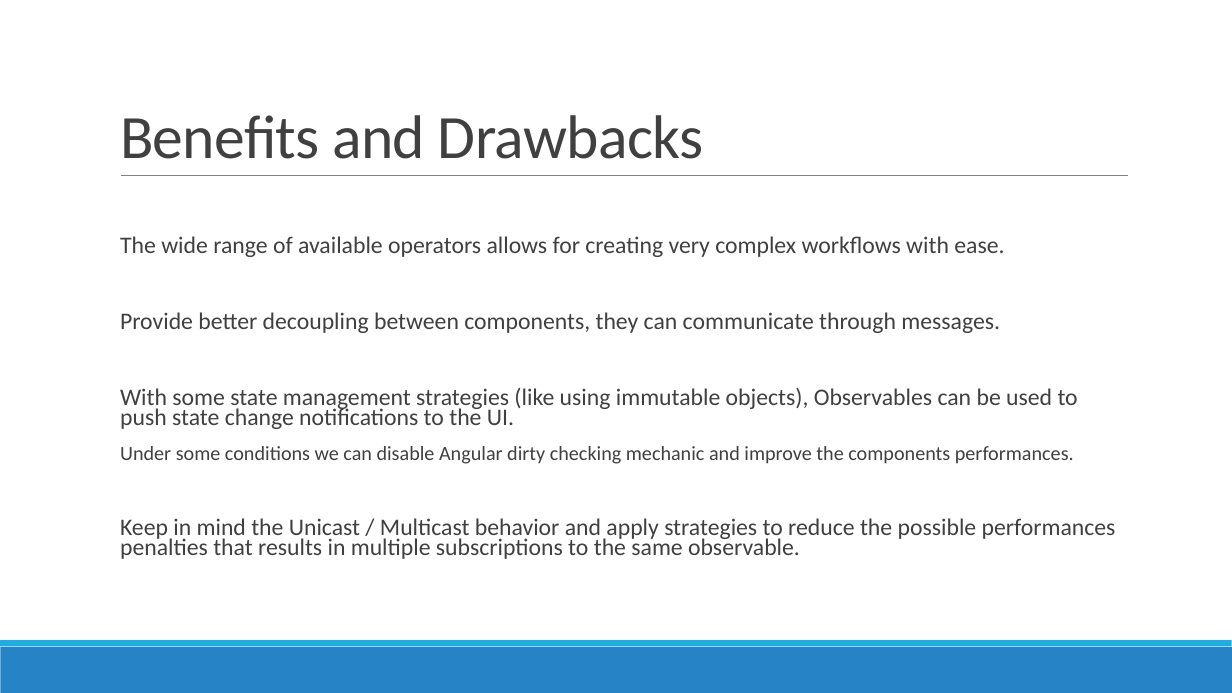
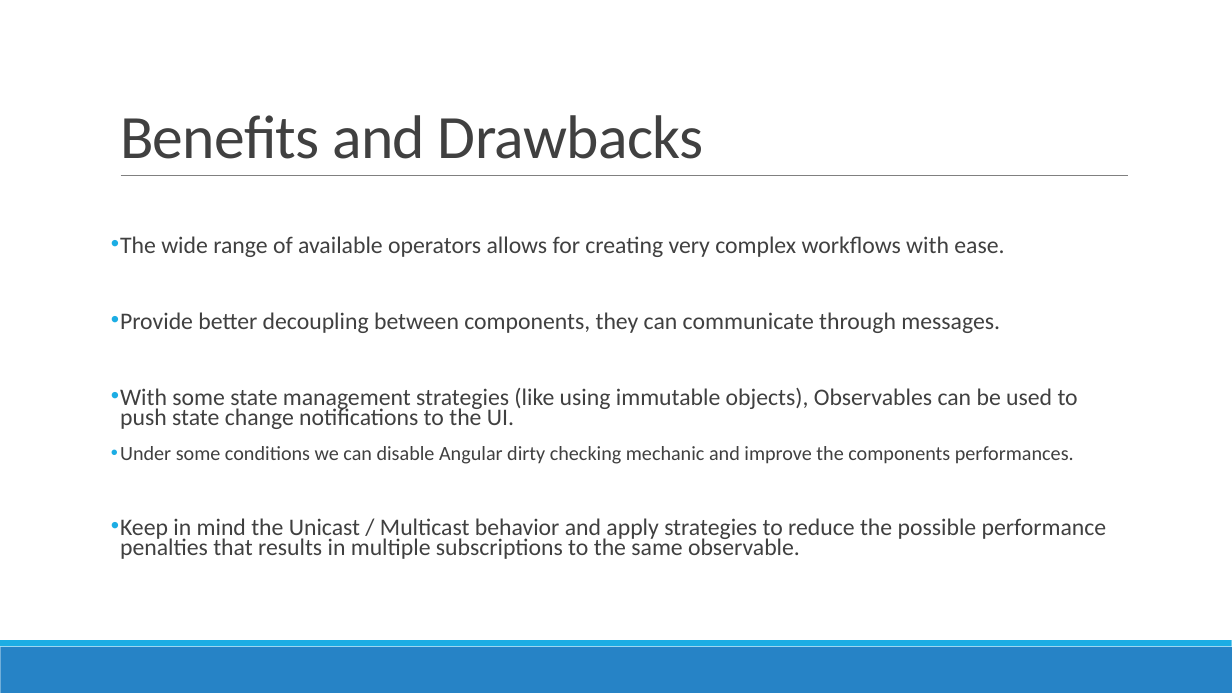
Before and after one commit to AGiorgetti/rxjs101, a slide deck: slide 27 of ReactiveProgramming_RxJS.pptx. Drawn at 1232x693 pixels with LibreOffice and Linux fonts; fonts in the diff are those of the drawing. Boxes give left, top, right and bottom in pixels: in the first picture for what was removed or moved away, otherwise in the second. Text is boxed around its words. In the diff, an @@ line names an element or a change of style, - is before the commit and + after.

```diff
--- a/ReactiveProgramming_RxJS.pptx
+++ b/ReactiveProgramming_RxJS.pptx
@@ text at (x1=120, y1=236, x2=1078, y2=464): bullet   to • @@
@@ text at (x1=120, y1=518, x2=1107, y2=559): text changed @@
-  Keep in mind the Unicast / Multicast behavior and apply strategies to reduce the possible performances penalties that results in multiple subscriptions to the same observable.
+• Keep in mind the Unicast / Multicast behavior and apply strategies to reduce the possible performance penalties that results in multiple subscriptions to the same observable.
```
Also in this commit, not shown: 10 other slides changed, 6 other files.
